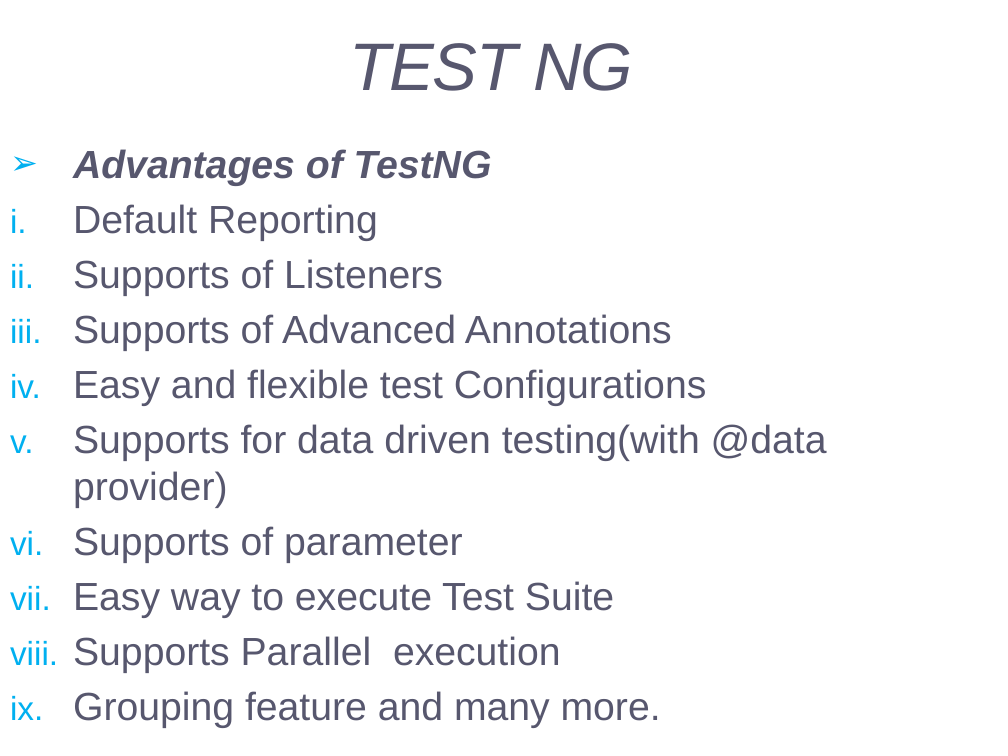
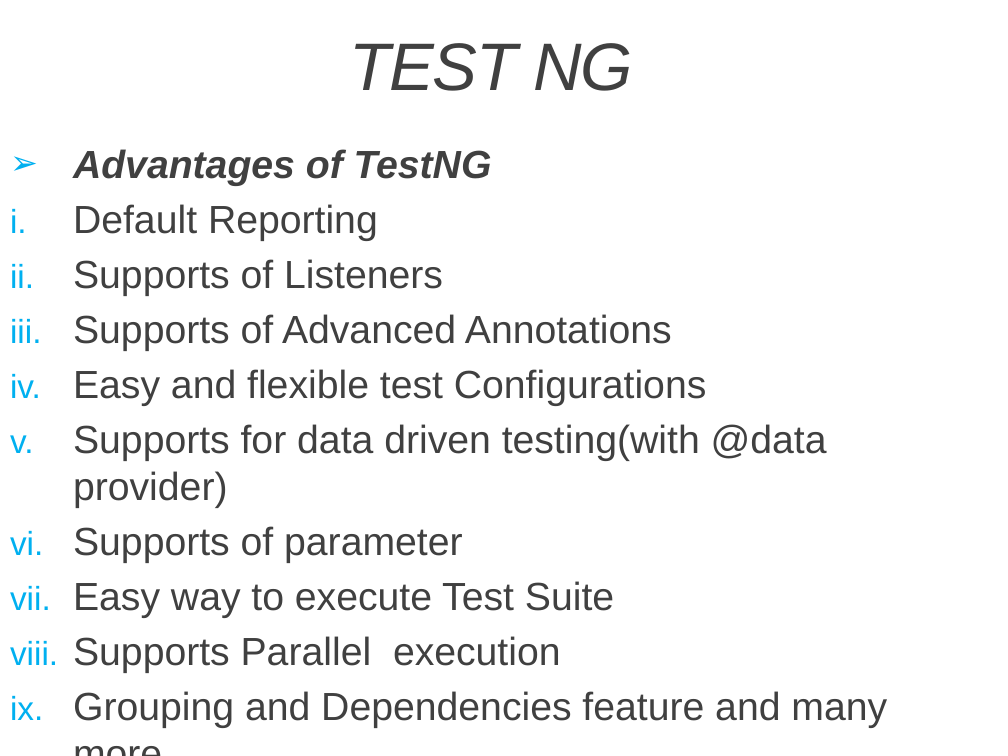
Before and after one commit to Evvans/Selenium-TestNG-Maven-Extent-Report, a slide deck: slide 6 of Page Object Model.pptx (slide 5 before the commit). Drawn at 1008x756 pixels with LibreOffice and Linux fonts; fonts in the diff are those of the drawing. Boxes give left, top, right and bottom in pixels: in the first picture for what was removed or moved away, otherwise in the second. Text is boxed around its words. In the diff, an @@ line names an element or a change of style, - is before the commit and + after.

```diff
--- a/Page Object Model.pptx
+++ b/Page Object Model.pptx
@@ title "TEST NG" at bbox=[350, 43, 632, 91]: text colour #57576E to #404040 @@
@@ subtitle at bbox=[73, 149, 827, 673]: text colour #57576E to #404040 in "Advantages of TestNG", "Default Reporting", "Supports of Listeners", "Supports of Advanced Annotations" and 5 more places @@
@@ subtitle at bbox=[73, 691, 887, 728]: text changed; text colour #57576E to #404040 @@
-ix. Grouping feature and many more.
+ix. Grouping and Dependencies feature and many more.
```
Also in this commit, not shown: 6 other slides changed, 2 slides added, 1 slide removed, 5 other files.
